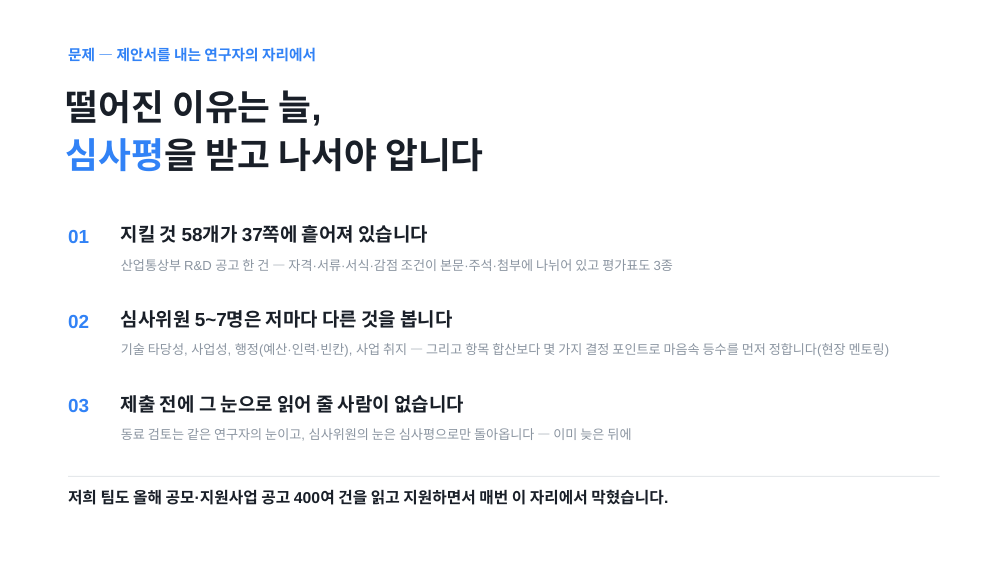
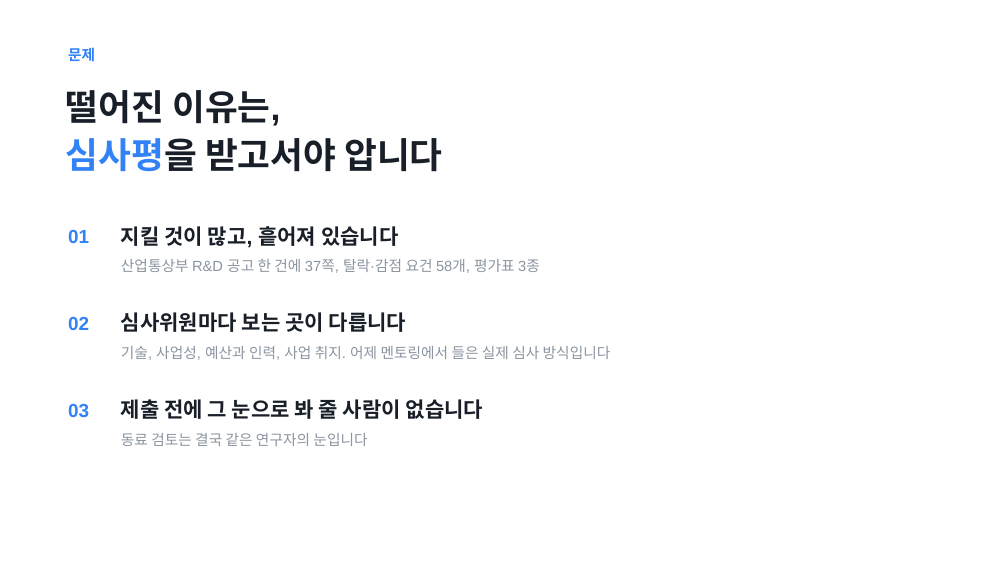
Before and after one commit to Ryugi62/rfp-to-fit, a slide deck: slide 2 of deliver/deck/RFP-to-Fit_루미아.pptx. Drawn at 1008x567 pixels with LibreOffice and Linux fonts; fonts in the diff are those of the drawing. Boxes give left, top, right and bottom in pixels: in the first picture for what was removed or moved away, otherwise in the second. Text is boxed around its words. In the diff, an @@ line names an element or a change of style, - is before the commit and + after.

```diff
--- a/deliver/deck/RFP-to-Fit_루미아.pptx
+++ b/deliver/deck/RFP-to-Fit_루미아.pptx
@@ text at box(68, 47, 95, 62): text changed @@
-문제 — 제안서를 내는 연구자의 자리에서
+문제
@@ text at box(66, 90, 442, 172): text changed @@
-떨어진 이유는 늘,
-심사평을 받고 나서야 압니다
+떨어진 이유는,
+심사평을 받고서야 압니다
@@ text at box(121, 226, 398, 248): text changed; size 18 to 20 pt @@
-지킬 것 58개가 37쪽에 흩어져 있습니다
+지킬 것이 많고, 흩어져 있습니다
@@ text at box(121, 259, 540, 273): text changed; size 12.5 to 14 pt @@
-산업통상부 R&D 공고 한 건 — 자격·서류·서식·감점 조건이 본문·주석·첨부에 나뉘어 있고 평가표도 3종
+산업통상부 R&D 공고 한 건에 37쪽, 탈락·감점 요건 58개, 평가표 3종
@@ text at box(121, 312, 406, 332): text changed; size 18 to 20 pt @@
-심사위원 5~7명은 저마다 다른 것을 봅니다
+심사위원마다 보는 곳이 다릅니다
@@ text at box(121, 346, 611, 360): text changed; size 12.5 to 14 pt @@
-기술 타당성, 사업성, 행정(예산·인력·빈칸), 사업 취지 — 그리고 항목 합산보다 몇 가지 결정 포인트로 마음속 등수를 먼저 정합니다(현장 멘토링)
+기술, 사업성, 예산과 인력, 사업 취지. 어제 멘토링에서 들은 실제 심사 방식입니다
@@ text "03": place and size @@
-text "03" at box(68, 399, 89, 412)
+text "03" at box(68, 404, 89, 417)
@@ text at box(121, 397, 483, 423): text changed; size 18 to 20 pt @@
-제출 전에 그 눈으로 읽어 줄 사람이 없습니다
+제출 전에 그 눈으로 봐 줄 사람이 없습니다
@@ text at box(121, 433, 367, 446): text changed; size 12.5 to 14 pt @@
-동료 검토는 같은 연구자의 눈이고, 심사위원의 눈은 심사평으로만 돌아옵니다 — 이미 늦은 뒤에
+동료 검토는 결국 같은 연구자의 눈입니다
@@ line removed from (68, 476) to (940, 476) @@
@@ text removed at box(68, 489, 668, 505) @@
-저희 팀도 올해 공모·지원사업 공고 400여 건을 읽고 지원하면서 매번 이 자리에서 막혔습니다.
```
Also in this commit, not shown: 11 other slides changed, 1 slide added, 1 slide removed, 23 other files.
